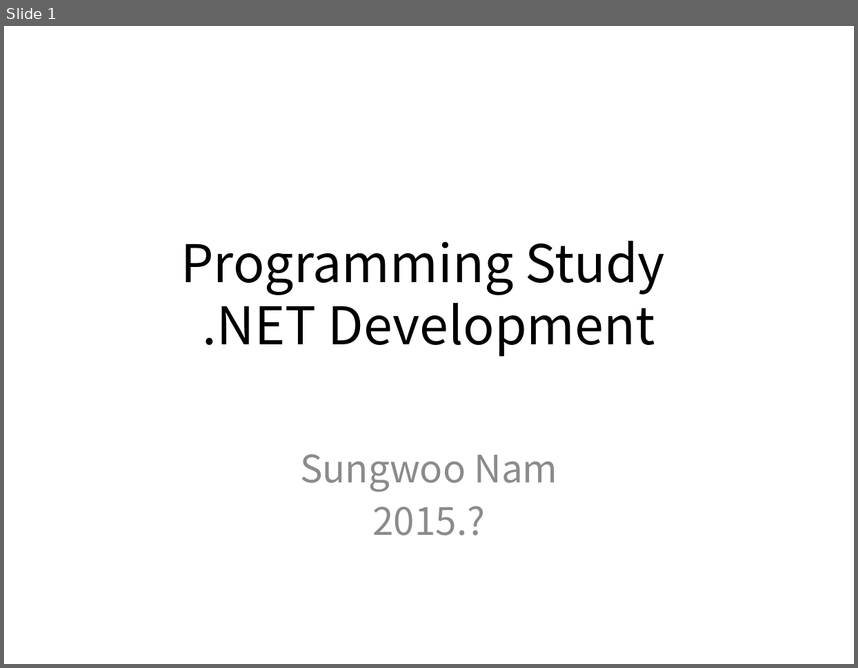
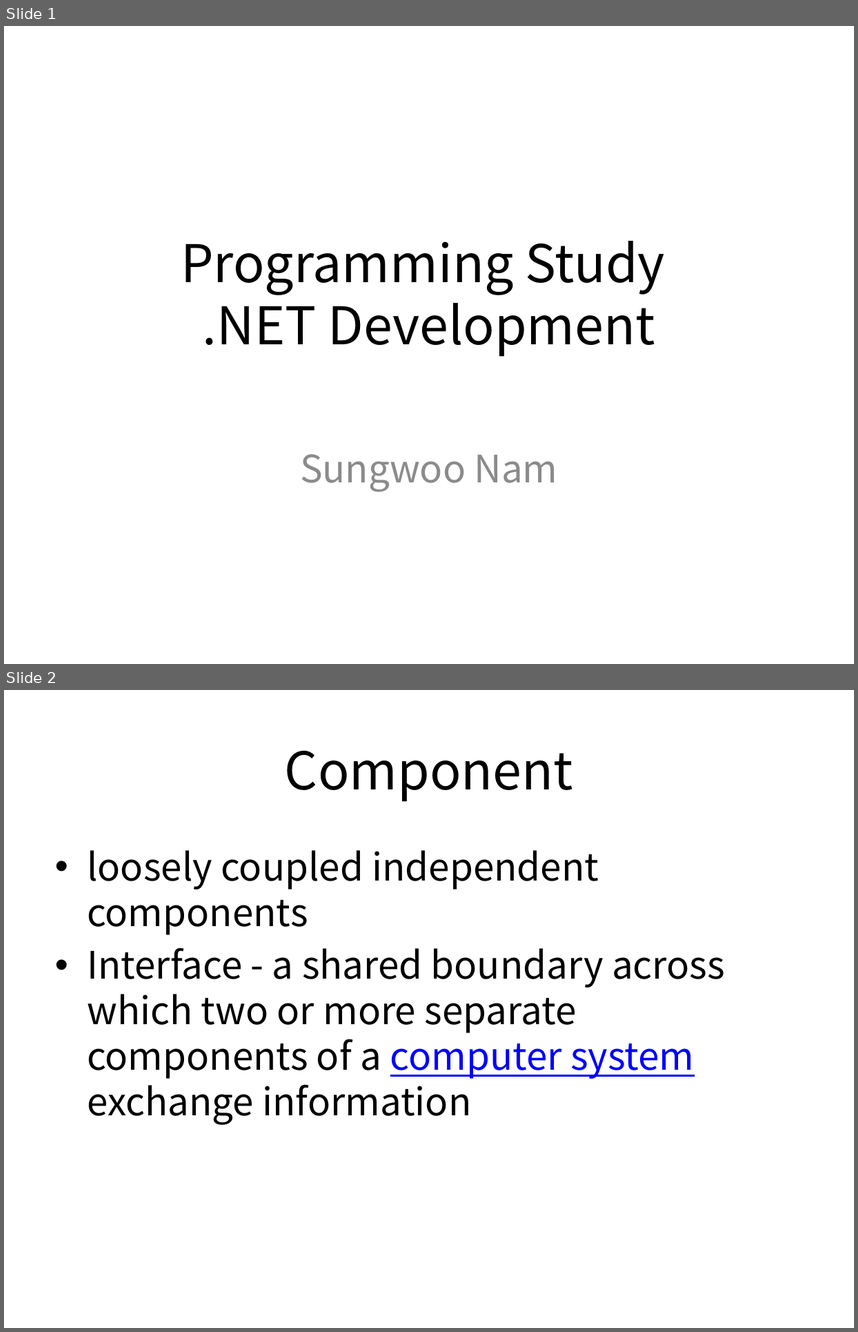
Before and after one commit to SungwooNam/ProgrammingStudy, a slide deck: src/Documents/Programming Study - .NET Development.pptx. Shown one above the other, each under a label of ours: slide 1 before the commit, slides 1 and 2 after it. The pictures are 858x668 and 858x1332 pixels, drawn with LibreOffice and Linux fonts; fonts in the diff are those of the drawing. Boxes give left, top, right and bottom in pixels: in the first picture for what was removed or moved away, otherwise in the second. Text is boxed around its words. In the diff, an @@ line names an element or a change of style, - is before the commit and + after.

```diff
--- a/src/Documents/Programming Study - .NET Development.pptx
+++ b/src/Documents/Programming Study - .NET Development.pptx
@@ slide 2 added at box(4, 690, 854, 1328), background #FFFFFF @@
@@ title added at box(285, 751, 573, 802), 44 pt, text #000000 @@
+Component
@@ text added at box(87, 850, 725, 1125), 32 pt, text #000000 @@
+• loosely coupled independent components
+• Interface - a shared boundary across which two or more separate components of a computer system exchange information
@@ slide 1 changed as well @@
@@ subtitle at box(373, 506, 486, 535): paragraph removed @@
-2015.?
```
Also in this commit, not shown: 1 other slide changed, 2 other slides added, 4 other files.
